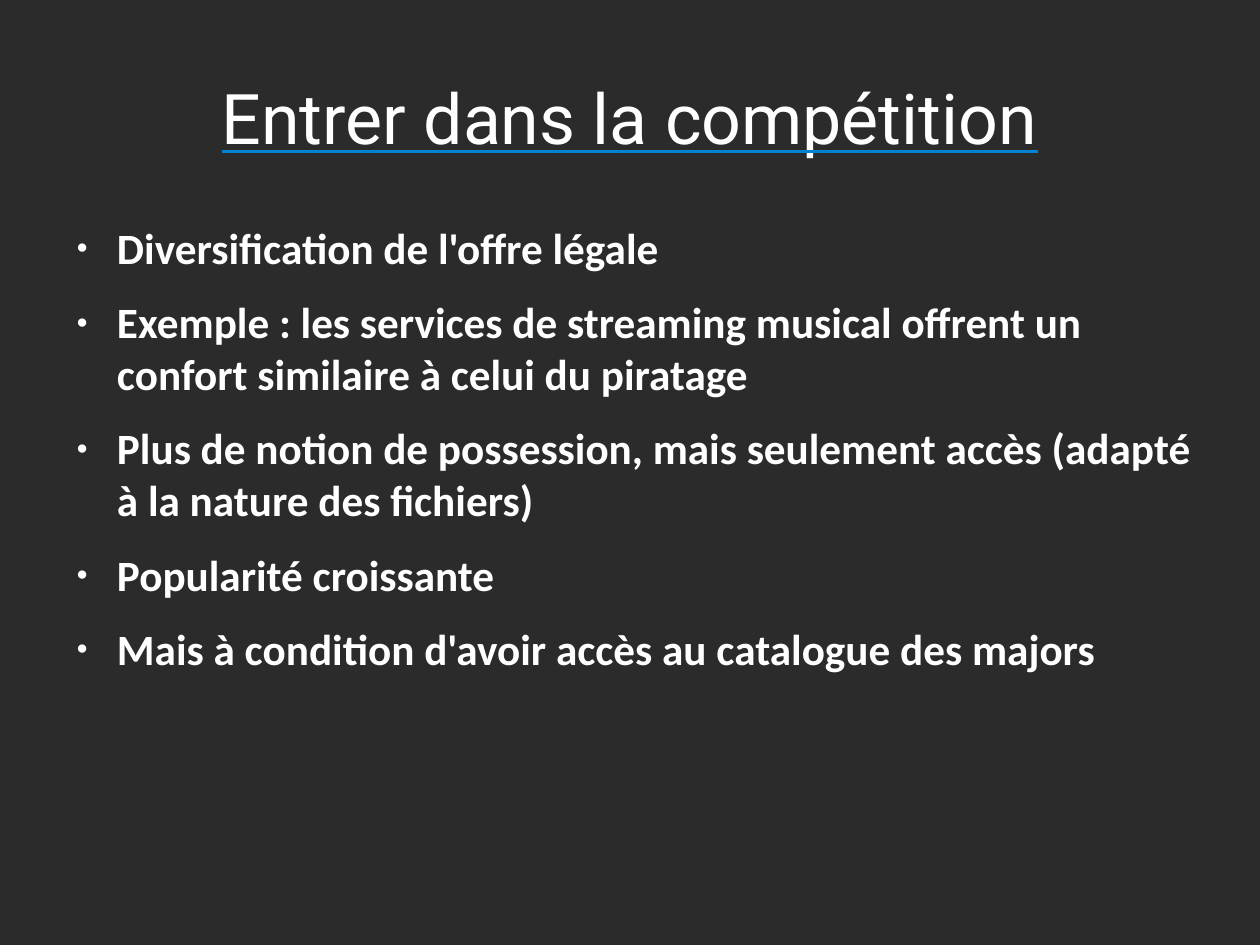
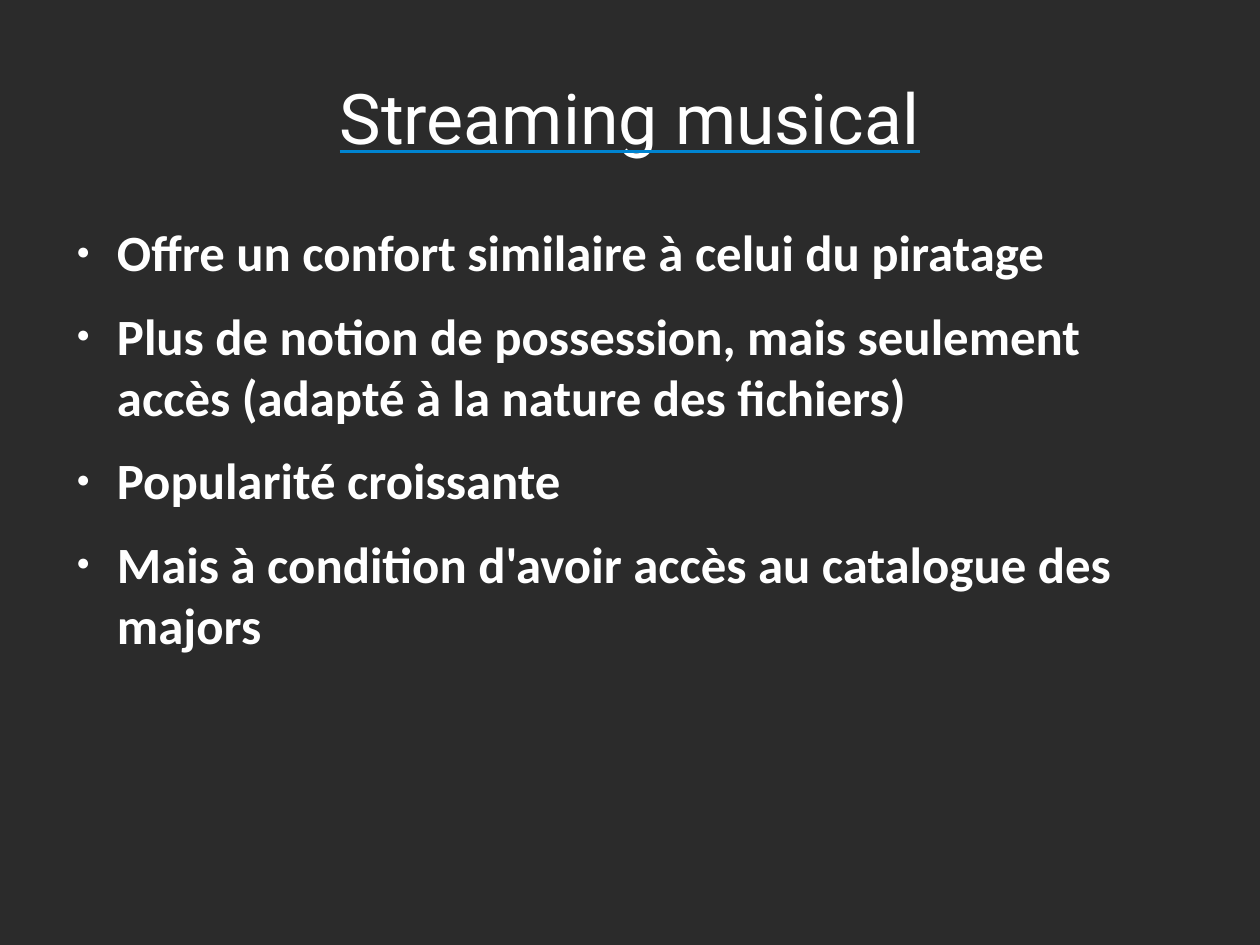
Before and after one commit to Parashp/pph-droit-auteur, a slide deck: slide 27 of soutenance.odp (slide 18 before the commit). Drawn at 1260x945 pixels with LibreOffice and Linux fonts; fonts in the diff are those of the drawing; background and template pictures are left out; a plain dark background stands for a picture behind light text. Boxes give left, top, right and bottom in pixels: in the first picture for what was removed or moved away, otherwise in the second. Text is boxed around its words. In the diff, an @@ line names an element or a change of style, - is before the commit and + after.

Commit message:
Oral : rédaction de slides dans plusieurs parties

```diff
--- a/soutenance.odp
+++ b/soutenance.odp
@@ title at <box>340,91,919,159</box>: text changed @@
-Entrer dans la compétition
+Streaming musical
@@ text at <box>117,235,1044,280</box>: text changed; size 27.2 to 32 pt @@
-● Diversification de l'offre légale
-● Exemple : les services de streaming musical offrent un confort similaire à celui du piratage
+● Offre un confort similaire à celui du piratage
@@ text at <box>117,319,1111,653</box>: size 27.2 to 32 pt in "Plus de notion de possession, mais seulement ...", "Popularité croissante", "Mais à condition d'avoir accès au catalogue ..." @@
```
Also in this commit, not shown: 14 other slides changed, 9 slides added.
